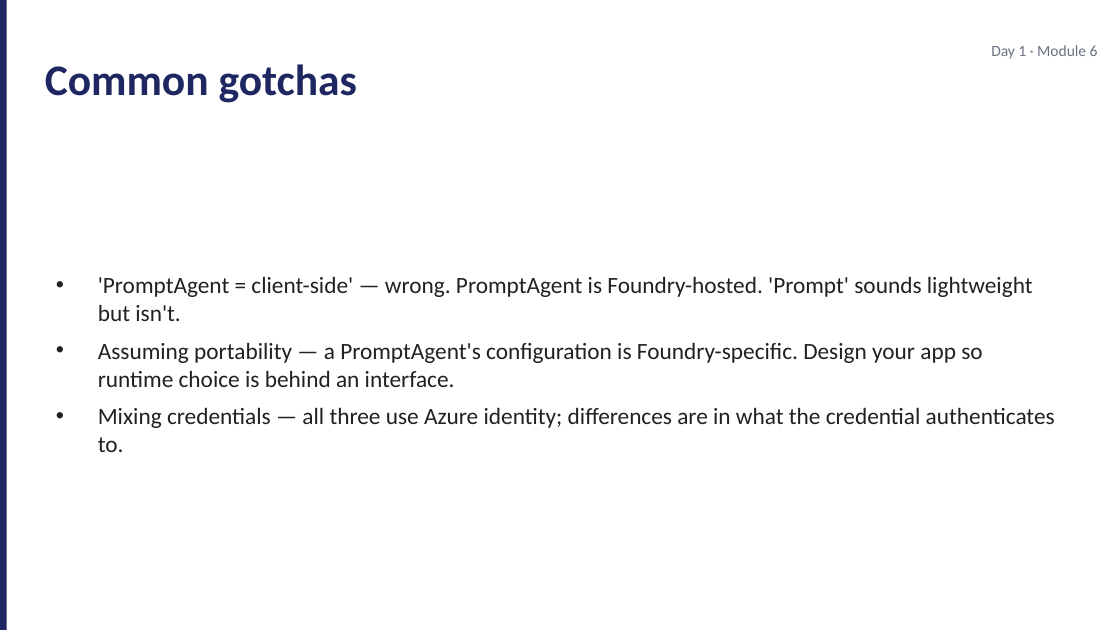
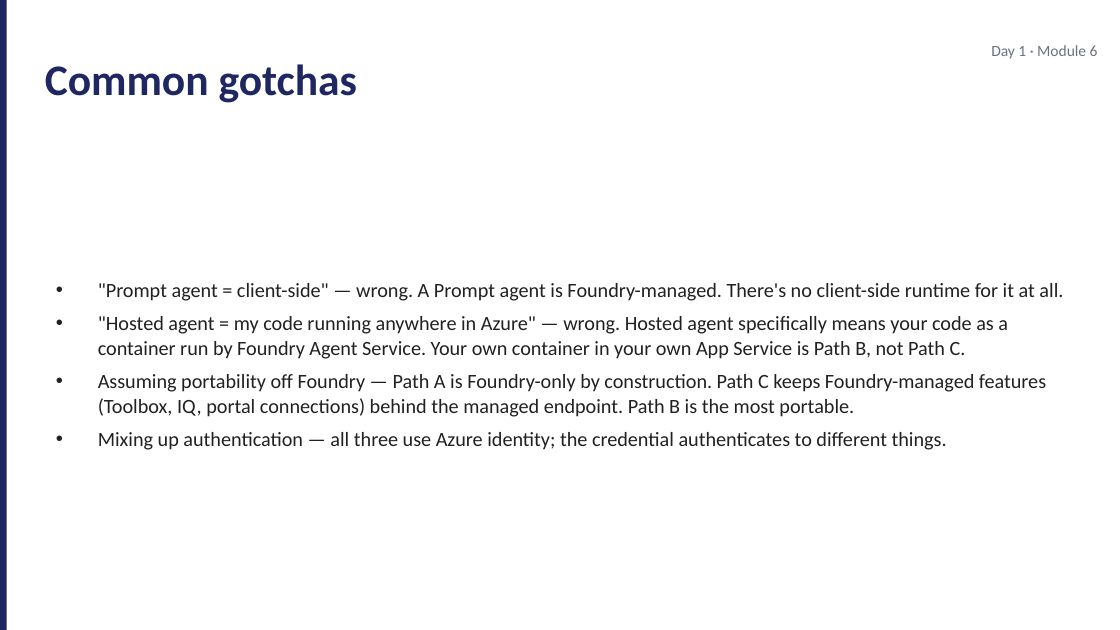
Before and after one commit to JimPiquant/Building-AI-Apps-and-Agents, a slide deck: slide 10 of decks/day1/module-6-hosting-styles.pptx (slide 9 before the commit). Drawn at 1120x630 pixels with LibreOffice and Linux fonts; fonts in the diff are those of the drawing. Boxes give left, top, right and bottom in pixels: in the first picture for what was removed or moved away, otherwise in the second. Text is boxed around its words. In the diff, an @@ line names an element or a change of style, - is before the commit and + after.

```diff
--- a/decks/day1/module-6-hosting-styles.pptx
+++ b/decks/day1/module-6-hosting-styles.pptx
@@ text at <box>98,283,1063,450</box>: text changed; size 15 to 13 pt @@
-• 'PromptAgent = client-side' — wrong. PromptAgent is Foundry-hosted. 'Prompt' sounds lightweight but isn't.
-• Assuming portability — a PromptAgent's configuration is Foundry-specific. Design your app so runtime choice is behind an interface.
-• Mixing credentials — all three use Azure identity; differences are in what the credential authenticates to.
+• "Prompt agent = client-side" — wrong. A Prompt agent is Foundry-managed. There's no client-side runtime for it at all.
+• "Hosted agent = my code running anywhere in Azure" — wrong. Hosted agent specifically means your code as a container run by Foundry Agent Service. Your own container in your own App Service is Path B, not Path C.
+• Assuming portability off Foundry — Path A is Foundry-only by construction. Path C keeps Foundry-managed features (Toolbox, IQ, portal connections) behind the managed endpoint. Path B is the most portable.
+• Mixing up authentication — all three use Azure identity; the credential authenticates to different things.
```
Also in this commit, not shown: 7 other slides changed, 5 slides added, 4 slides removed, 26 other files.
